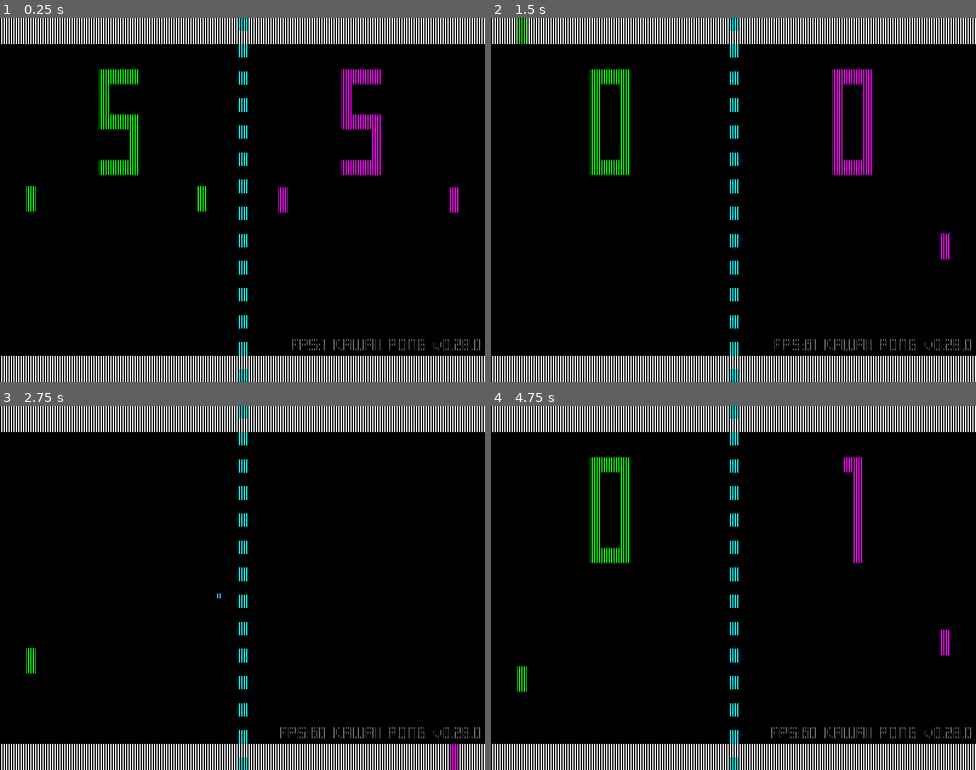
Above: before the commit, frames 1-4 (two rows, left to right).
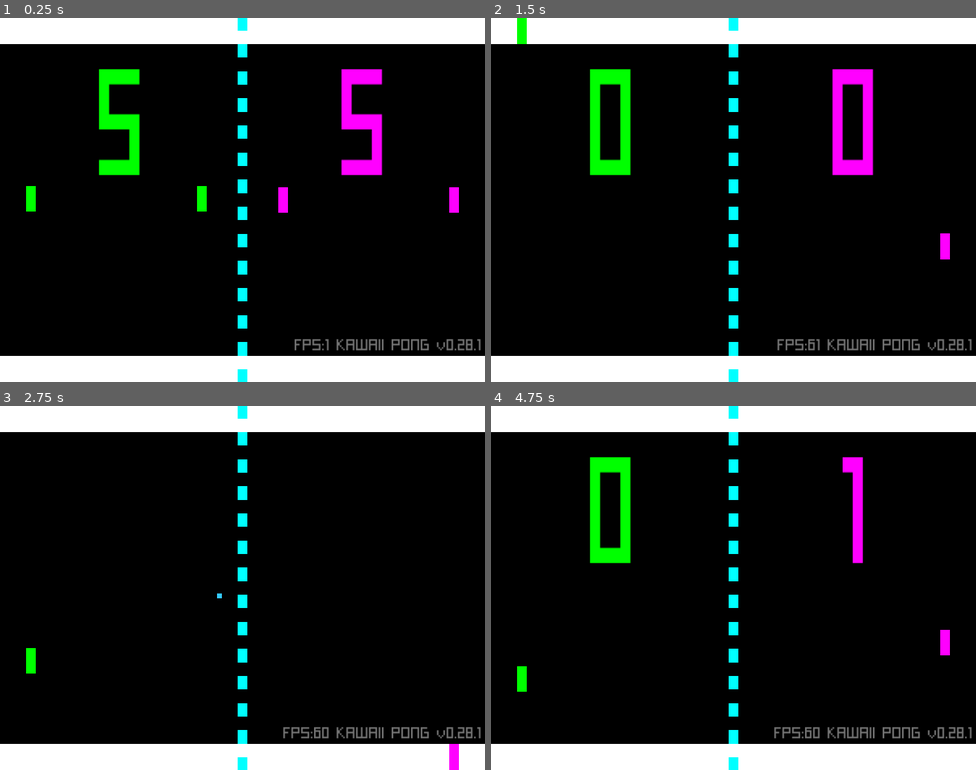
Above: after the commit, the same moments.

Repository: joshuafolkken/pong
Game: Godot game, scene res://scenes/main.tscn
The game is run twice, just before and just after one commit, with the same random seed, the same clock (stepped at 60 frames per second) and the same inputs. Sound files missing from this copy of the repository are replaced by a short silence.
Inputs (mouse positions are in pixels of both pictures, inside the frame that each line leads up to):
- Up to frame 1 (0.25 s): no input
- Up to frame 2 (1.5 s): click (733, 32) at 0.5 s; tap Enter (game_start) at 1.25 s; move the mouse to (840, 181) at 1.27 s; hold Down (right_move_down) from 1.28 s (still down); hold Space (game_mode) from 1.28 s (still down); click (840, 181) at 1.42 s
- Up to frame 3 (2.75 s): release Down (right_move_down) at 2 s; release Space (game_mode) at 2 s; drag from (145, 606) to (218, 660) at 2.02 s
- Up to frame 4 (4.75 s): move the mouse to (782, 507) at 2.77 s; hold Down (right_move_down) 2.78-3.5 s; hold Space (game_mode) 2.78-3.5 s; drag from (709, 660) to (588, 533) at 3.52 s; move the mouse to (879, 642) at 4.27 s; hold Z (left_move_down) from 4.28 s (still down); hold Space (game_mode) from 4.28 s (still down)

The runs differ from the first frame. In frame 1, 10% of the frame differs, in the area x 0-100%, y 0-100%; in frame 2, 10%; in frame 3, 8.3%; in frame 4, 9.7%.

Commit message:
Interlace Artifacts #98

Diff:
--- a/project.godot
+++ b/project.godot
@@ -11,7 +11,7 @@
 [application]
 
 config/name="KAWAII PONG"
-config/version="0.28.0"
+config/version="0.28.1"
 run/main_scene="res://scenes/main.tscn"
 config/features=PackedStringArray("4.3", "Forward Plus")
 config/icon="res://assets/art/icon.svg"
--- a/scenes/main.tscn
+++ b/scenes/main.tscn
@@ -112,6 +112,7 @@
 horizontal_alignment = 2
 
 [node name="CanvasLayer" type="CanvasLayer" parent="."]
+visible = false
 
 [node name="ColorRect" type="ColorRect" parent="CanvasLayer"]
 material = SubResource("ShaderMaterial_awcsm")
